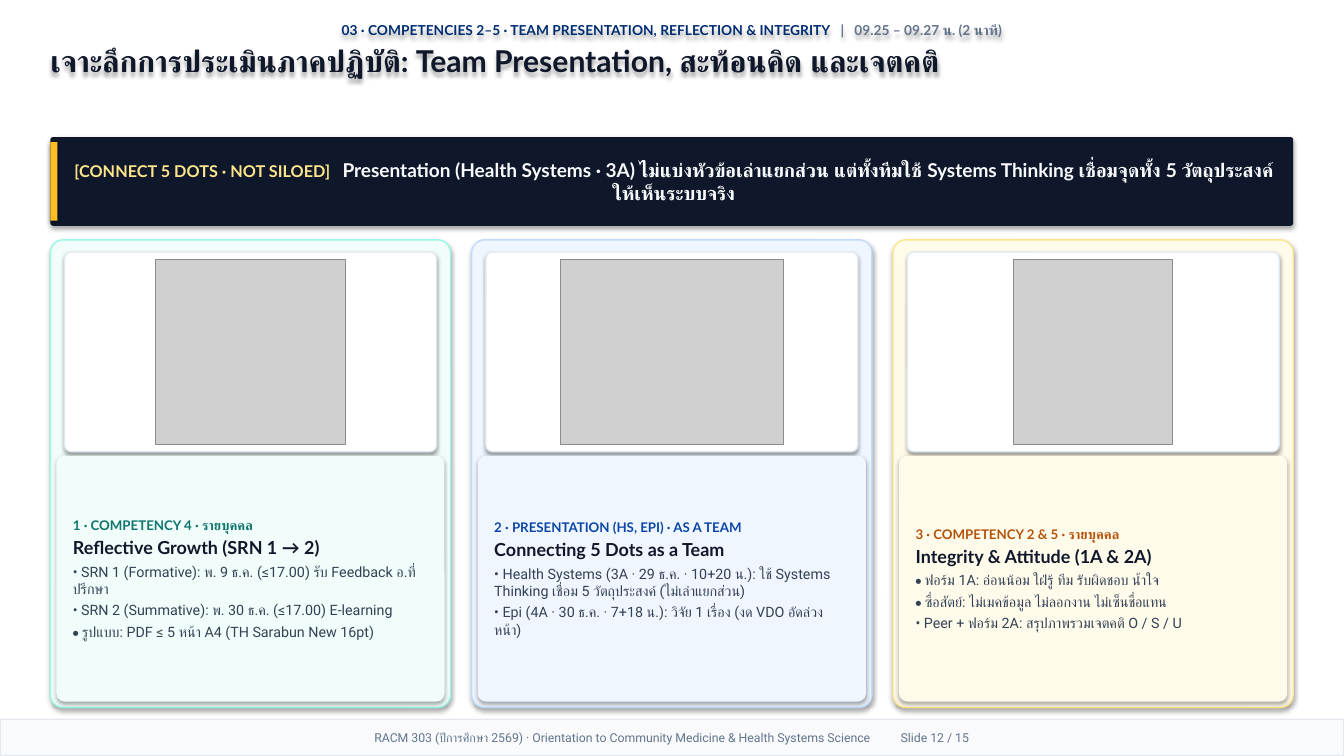
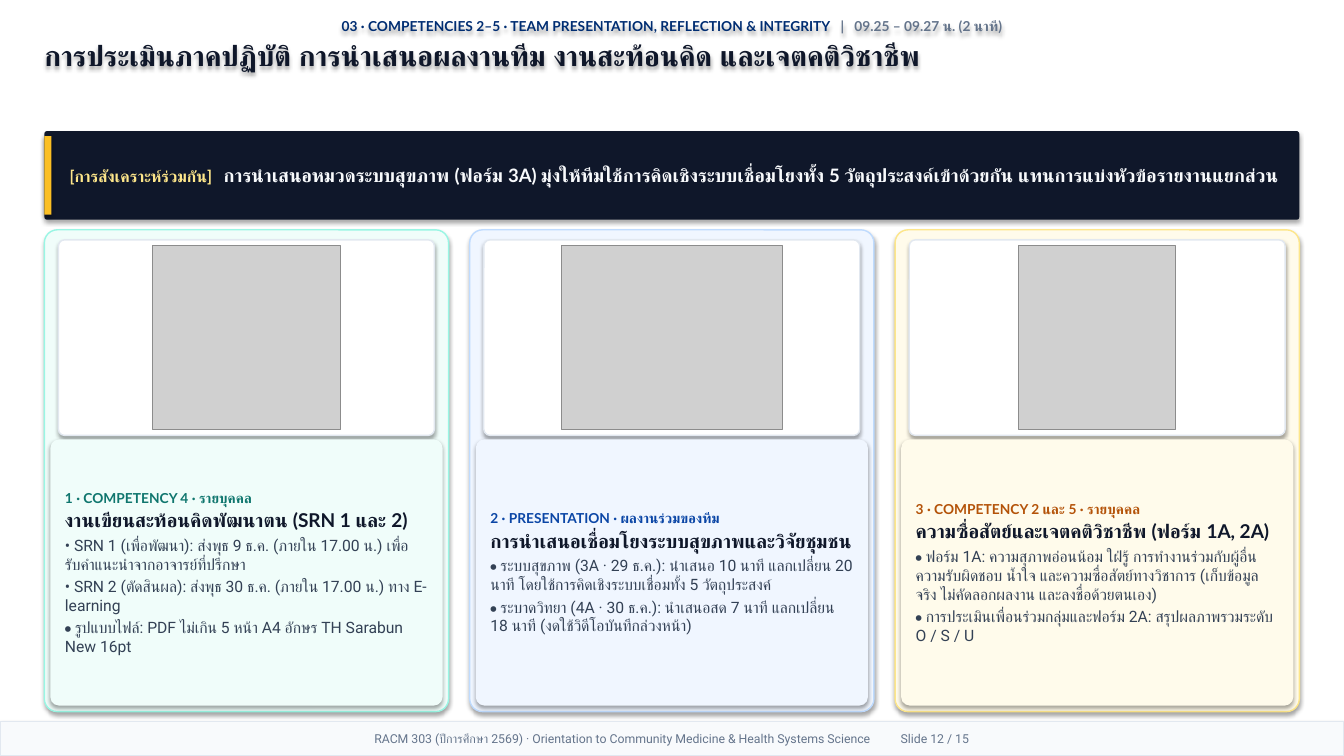
Before and after one commit to smartwoo/racm303-2569, a slide deck: slide 12 of exports/pptx/RACM303_2569_Orientation_Slides.pptx. Drawn at 1344x756 pixels with LibreOffice and Linux fonts; fonts in the diff are those of the drawing; grey boxes stand for pictures. Boxes give left, top, right and bottom in pixels: in the first picture for what was removed or moved away, otherwise in the second. Text is boxed around its words. In the diff, an @@ line names an element or a change of style, - is before the commit and + after.

```diff
--- a/exports/pptx/RACM303_2569_Orientation_Slides.pptx
+++ b/exports/pptx/RACM303_2569_Orientation_Slides.pptx
@@ text at <box>44,44,920,74</box>: text changed; size 21.5 to 20.2 pt @@
-เจาะลึกการประเมินภาคปฏิบัติ: Team Presentation, สะท้อนคิด และเจตคติ
+การประเมินภาคปฏิบัติ การนำเสนอผลงานทีม งานสะท้อนคิด และเจตคติวิชาชีพ
@@ rectangle: place and size @@
-rectangle at <box>50,142,57,221</box>
+rectangle at <box>44,136,51,215</box>
@@ rounded rectangle "[การสังเคราะห์ร่วมกัน] การนำเสนอหมวดระบบสุขภาพ (ฟอร์ม 3A) มุ ...": place and size @@
-rounded rectangle "[การสังเคราะห์ร่วมกัน] การนำเสนอหมวดระบบสุขภาพ (ฟอร์ม 3A) มุ ..." at <box>50,137,1294,226</box>
+rounded rectangle "[การสังเคราะห์ร่วมกัน] การนำเสนอหมวดระบบสุขภาพ (ฟอร์ม 3A) มุ ..." at <box>44,131,1300,220</box>
@@ text in rounded rectangle at <box>70,167,1278,188</box>: text changed; size 13.6 to 13.2 pt @@
-[CONNECT 5 DOTS · NOT SILOED] Presentation (Health Systems · 3A) ไม่แบ่งหัวข้อเล่าแยกส่วน แต่ทั้งทีมใช้ Systems Thinking เชื่อมจุดทั้ง 5 วัตถุประสงค์ให้เห็นระบบจริง
+[การสังเคราะห์ร่วมกัน] การนำเสนอหมวดระบบสุขภาพ (ฟอร์ม 3A) มุ่งให้ทีมใช้การคิดเชิงระบบเชื่อมโยงทั้ง 5 วัตถุประสงค์เข้าด้วยกัน แทนการแบ่งหัวข้อรายงานแยกส่วน
@@ rounded rectangle: place and size @@
-rounded rectangle at <box>50,240,451,708</box>
+rounded rectangle at <box>44,230,449,712</box>
@@ rounded rectangle: place and size @@
-rounded rectangle at <box>472,240,872,708</box>
+rounded rectangle at <box>470,230,874,712</box>
@@ rounded rectangle: place and size @@
-rounded rectangle at <box>893,240,1294,708</box>
+rounded rectangle at <box>895,230,1300,712</box>
@@ rounded rectangle: place and size @@
-rounded rectangle at <box>65,252,437,452</box>
+rounded rectangle at <box>58,240,435,436</box>
@@ picture: place and size @@
-picture at <box>155,259,346,445</box>
+picture at <box>152,246,341,430</box>
@@ rounded rectangle: place and size @@
-rounded rectangle at <box>486,252,858,452</box>
+rounded rectangle at <box>484,240,860,436</box>
@@ picture: place and size @@
-picture at <box>561,259,784,445</box>
+picture at <box>562,246,782,430</box>
@@ rounded rectangle: place and size @@
-rounded rectangle at <box>907,252,1279,452</box>
+rounded rectangle at <box>909,240,1286,436</box>
@@ picture: place and size @@
-picture at <box>1014,259,1174,445</box>
+picture at <box>1018,246,1176,430</box>
@@ rounded rectangle "1 · COMPETENCY 4 · ...": place and size @@
-rounded rectangle "1 · COMPETENCY 4 · ..." at <box>56,456,445,702</box>
+rounded rectangle "1 · COMPETENCY 4 · ..." at <box>50,440,443,706</box>
@@ rounded rectangle "2 · PRESENTATION · ผลงานร่วมของทีม": place and size @@
-rounded rectangle "2 · PRESENTATION · ผลงานร่วมของทีม" at <box>478,456,866,702</box>
+rounded rectangle "2 · PRESENTATION · ผลงานร่วมของทีม" at <box>476,440,868,706</box>
@@ rounded rectangle "3 · COMPETENCY 2 และ ...": place and size @@
-rounded rectangle "3 · COMPETENCY 2 และ ..." at <box>899,456,1288,702</box>
+rounded rectangle "3 · COMPETENCY 2 และ ..." at <box>901,440,1294,706</box>
@@ text in rounded rectangle at <box>65,493,252,507</box>: size 9.5 to 9.8 pt in "1 · COMPETENCY 4 · รายบุคคล" @@
@@ text in rounded rectangle at <box>916,504,1274,641</box>: text changed; size 10.2 to 11.2 pt @@
-3 · COMPETENCY 2 & 5 · รายบุคคล
-Integrity & Attitude (1A & 2A)
-• ฟอร์ม 1A: อ่อนน้อม ใฝ่รู้ ทีม รับผิดชอบ น้ำใจ
-• ซื่อสัตย์: ไม่เมคข้อมูล ไม่ลอกงาน ไม่เซ็นชื่อแทน
-• Peer + ฟอร์ม 2A: สรุปภาพรวมเจตคติ O / S / U
+3 · COMPETENCY 2 และ 5 · รายบุคคล
+ความซื่อสัตย์และเจตคติวิชาชีพ (ฟอร์ม 1A, 2A)
+• ฟอร์ม 1A: ความสุภาพอ่อนน้อม ใฝ่รู้ การทำงานร่วมกับผู้อื่น ความรับผิดชอบ น้ำใจ และความซื่อสัตย์ทางวิชาการ (เก็บข้อมูลจริง ไม่คัดลอกผลงาน และลงชื่อด้วยตนเอง)
+• การประเมินเพื่อนร่วมกลุ่มและฟอร์ม 2A: สรุปผลภาพรวมระดับ O / S / U
@@ text in rounded rectangle at <box>65,512,427,655</box>: text changed; size 10.2 to 11.2 pt @@
-Reflective Growth (SRN 1 → 2)
-• SRN 1 (Formative): พ. 9 ธ.ค. (≤17.00) รับ Feedback อ.ที่ปรึกษา
-• SRN 2 (Summative): พ. 30 ธ.ค. (≤17.00) E-learning
-• รูปแบบ: PDF ≤ 5 หน้า A4 (TH Sarabun New 16pt)
+งานเขียนสะท้อนคิดพัฒนาตน (SRN 1 และ 2)
+• SRN 1 (เพื่อพัฒนา): ส่งพุธ 9 ธ.ค. (ภายใน 17.00 น.) เพื่อรับคำแนะนำจากอาจารย์ที่ปรึกษา
+• SRN 2 (ตัดสินผล): ส่งพุธ 30 ธ.ค. (ภายใน 17.00 น.) ทาง E-learning
+• รูปแบบไฟล์: PDF ไม่เกิน 5 หน้า A4 อักษร TH Sarabun New 16pt
@@ text in rounded rectangle at <box>490,512,853,635</box>: text changed; size 10.2 to 11.2 pt @@
-2 · PRESENTATION (HS, EPI) · AS A TEAM
-Connecting 5 Dots as a Team
-• Health Systems (3A · 29 ธ.ค. · 10+20 น.): ใช้ Systems Thinking เชื่อม 5 วัตถุประสงค์ (ไม่เล่าแยกส่วน)
-• Epi (4A · 30 ธ.ค. · 7+18 น.): วิจัย 1 เรื่อง (งด VDO อัดล่วงหน้า)
+2 · PRESENTATION · ผลงานร่วมของทีม
+การนำเสนอเชื่อมโยงระบบสุขภาพและวิจัยชุมชน
+• ระบบสุขภาพ (3A · 29 ธ.ค.): นำเสนอ 10 นาที แลกเปลี่ยน 20 นาที โดยใช้การคิดเชิงระบบเชื่อมทั้ง 5 วัตถุประสงค์
+• ระบาดวิทยา (4A · 30 ธ.ค.): นำเสนอสด 7 นาที แลกเปลี่ยน 18 นาที (งดใช้วิดีโอบันทึกล่วงหน้า)
```
Also in this commit, not shown: 13 other slides changed, 1 slide added, 1 slide removed, 5 other files.
